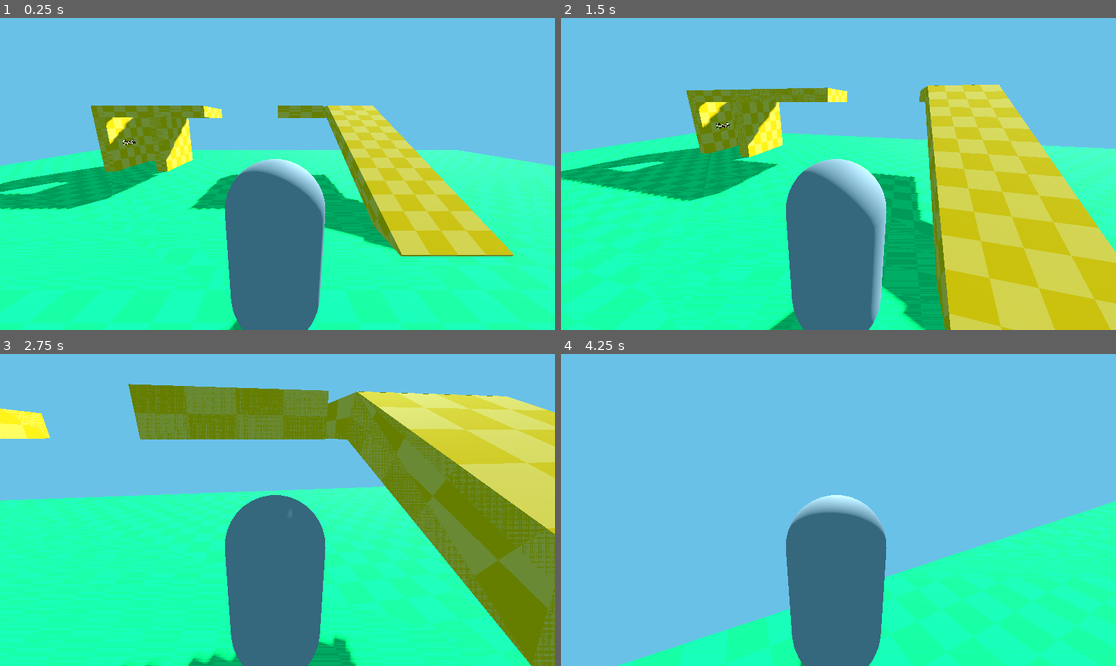
Above: before the commit, frames 1-4 (two rows, left to right).
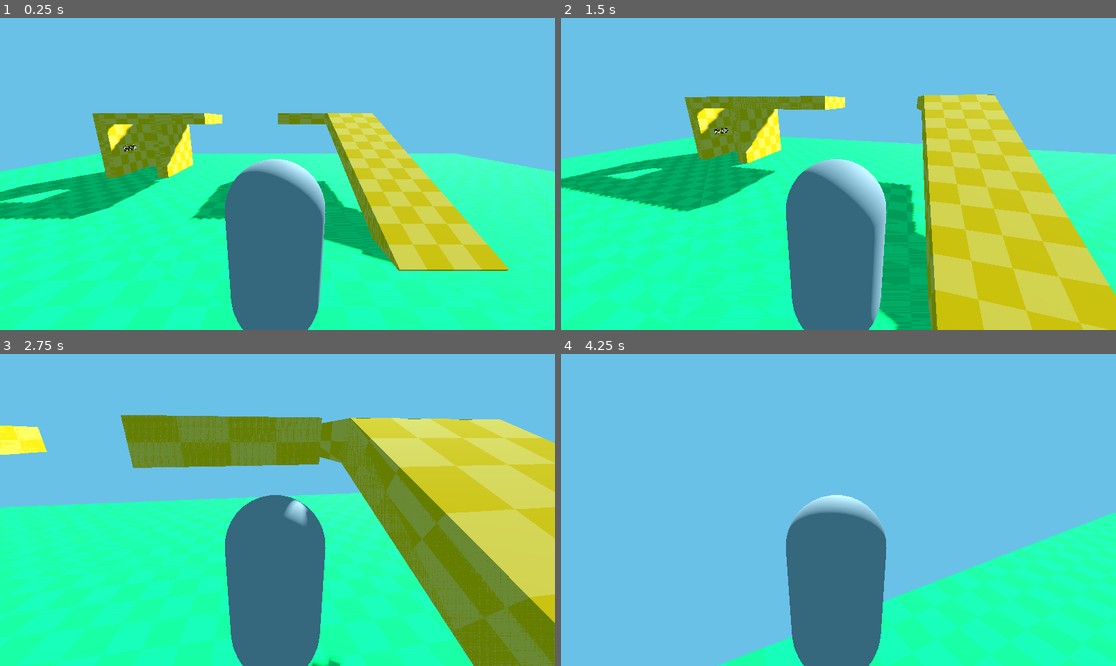
Above: after the commit, the same moments.

Repository: wagenrace/return-to-sender
Game: Godot game, scene res://world.tscn
The game is run twice, just before and just after one commit, with the same random seed, the same clock (stepped at 60 frames per second) and the same inputs.
Inputs (mouse positions are in pixels of both pictures, inside the frame that each line leads up to):
- Up to frame 1 (0.25 s): no input
- Up to frame 2 (1.5 s): tap Enter at 0.5 s; move the mouse to (866, 174) at 0.52 s; hold W (move_forward) from 0.53 s (still down); move the mouse to (810, 174) at 1.27 s
- Up to frame 3 (2.75 s): keep holding W (move_forward); move the mouse to (288, 503) at 2.02 s
- Up to frame 4 (4.25 s): keep holding W (move_forward); move the mouse to (832, 516) at 2.77 s; move the mouse to (877, 513) at 3.52 s

The runs differ from the first frame. In frame 1, 14% of the frame differs, in the area x 0-100%, y 28-100%; in frame 2, 21%; in frame 3, 32%, in the area x 0-100%, y 9-100%; in frame 4, 4.6%.

Commit message:
Use the position for the waves

Diff:
--- a/character.gd
+++ b/character.gd
@@ -3,6 +3,9 @@
 const SPEED = 5.0
 const HORIZONTAL_ACCELERATION = 3
 const MAX_SPEED=5
+const WAVE_SPEED=5
+const WAVE_HEIGHT=0.5
+const SEA_LEVEL=1
 # Get the gravity from the project settings to be synced with RigidBody nodes.
 var gravity = ProjectSettings.get_setting("physics/3d/default_gravity")
 
@@ -25,9 +28,8 @@
 			Input.mouse_mode=Input.MOUSE_MODE_CAPTURED
 
 func _physics_process(delta):
-	# Add the gravity.
-	if not is_on_floor():
-		velocity.y -= gravity * delta
+	# Add the waves
+	position.y = cos(Time.get_unix_time_from_system() * WAVE_SPEED) * WAVE_HEIGHT + SEA_LEVEL
 
 	# Get the input direction and handle the movement/deceleration.
 	# As good practice, you should replace UI actions with custom gameplay actions.
